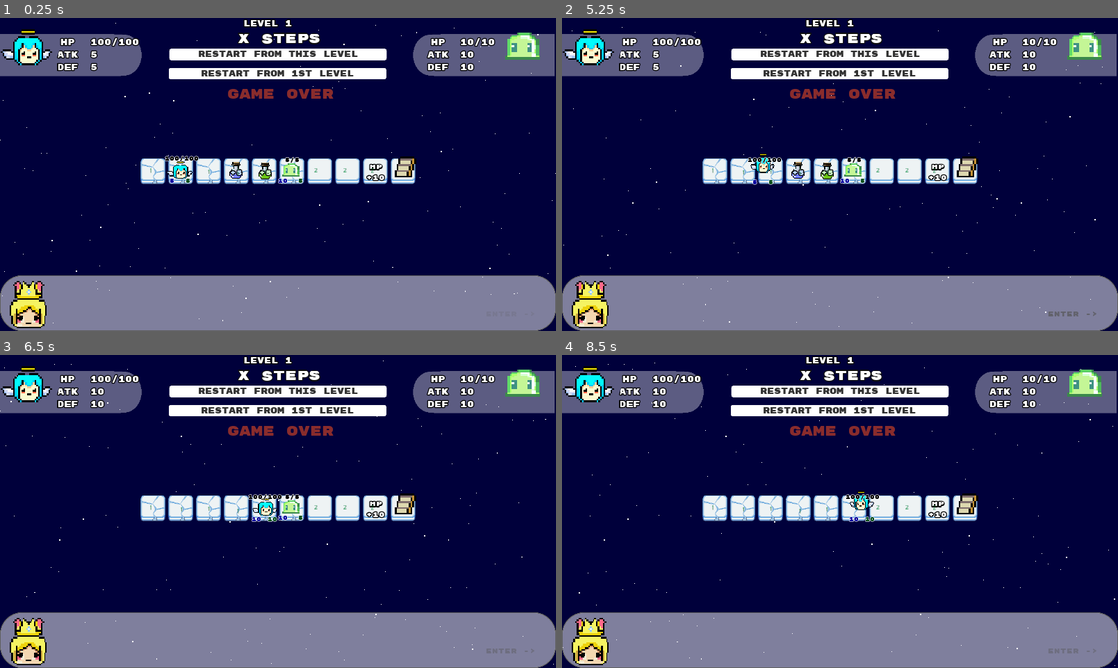
Above: before the commit, frames 1-4 (two rows, left to right).
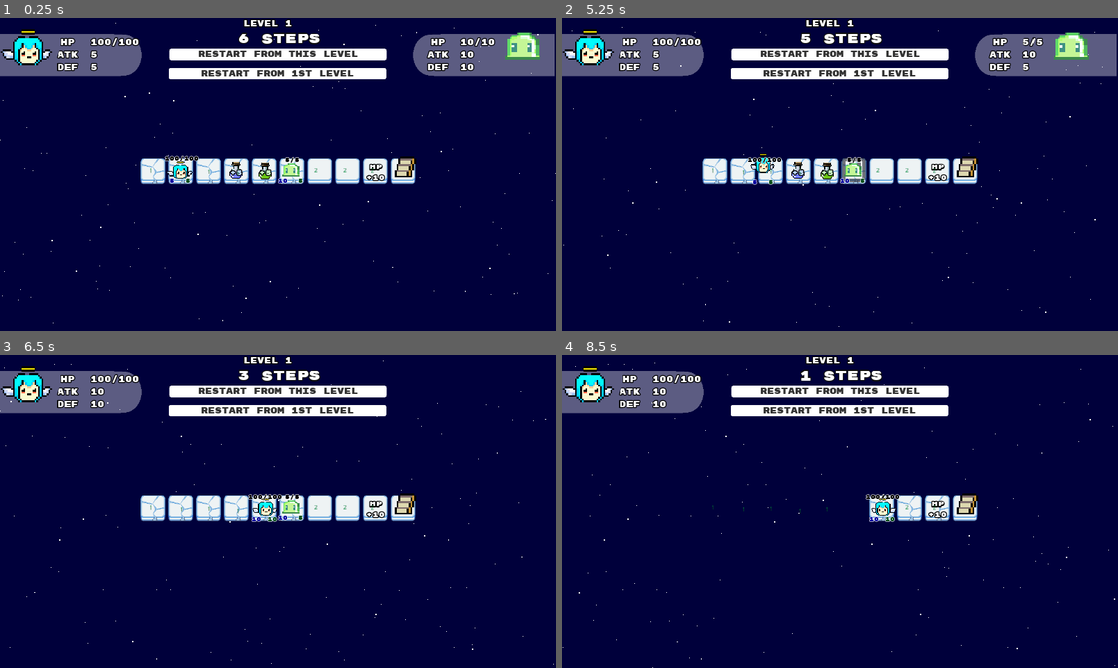
Above: after the commit, the same moments.

Repository: cle-cle-cle/Skys_the_Limit
Game: Godot game, scene res://game/code_source/levels/Level_0.tscn
Same seed, same stepped clock (60 frames per second), same inputs: the game is played once before the commit and once after it.
Inputs (mouse positions are in pixels of both pictures, inside the frame that each line leads up to):
- Up to frame 1 (0.25 s): no input
- Up to frame 2 (5.25 s): click "Restart From 1st Level" at 0.5 s; click "Restart From This Level" at 1.25 s; click "Restart From This Level" at 2 s; click "Restart From This Level" at 2.75 s; click "Restart From 1st Level" at 3.5 s; click "Restart From 1st Level" at 4.25 s; tap Enter at 5, 5.1 s; move the mouse to (851, 168) at 5.02 s; hold D (game_right) from 5.03 s (still down)
- Up to frame 3 (6.5 s): tap Space at 5.27, 6.02 s; move the mouse to (166, 527) at 5.77 s; release D (game_right) at 5.78 s; hold Down (game_down) from 5.78 s (still down); tap Enter at 5.85 s
- Up to frame 4 (8.5 s): move the mouse to (895, 442) at 6.52 s; release Down (game_down) at 6.53 s; hold D (game_right) 6.53-7.28 s; tap Enter at 6.6, 7.35, 8.1 s; move the mouse to (812, 574) at 7.27 s; hold Up (game_up) 7.28-8.03 s; tap Space at 7.52, 8.27 s; move the mouse to (1006, 558) at 8.02 s; hold Left (game_left) from 8.03 s (still down)

The runs differ from the first frame. In frame 1, 18% of the frame differs, in the area x 0-100%, y 4-100%; in frame 2, 19%; in frame 3, 21%; in frame 4, 24%.
Error before the commit: Parse Error: Unexpected indentation. (res://game/code_source/level.gd:184)

Commit message:
Update level.gd

Diff:
--- a/game/code_source/level.gd
+++ b/game/code_source/level.gd
@@ -1,5 +1,6 @@
 extends Node
 
+var max_level = 9
 
 # Level and steps
 export var current_level = 0
@@ -16,6 +17,7 @@
 	[1, 10, 14, 16, 32], # level 7
 	[2, 1, 1, 1, 1, 1, 1, 1, 1, 1, 1, 1, 1, 2], # level 8
 	[1,1,1,1,1], # level 9
+	#[8, 4, 3, 4, 2], # level 10
 ]
 
 # Children
@@ -181,6 +183,7 @@
 
 func _on_Actor_step_consumed():
 	$AudioWalk.play()
+	if current_level < 9: # don;t collapse ground for final level
 		remaining_steps -= 1
 		if remaining_steps == 0:
 			print("turn" + String(current_turn) + "over")
